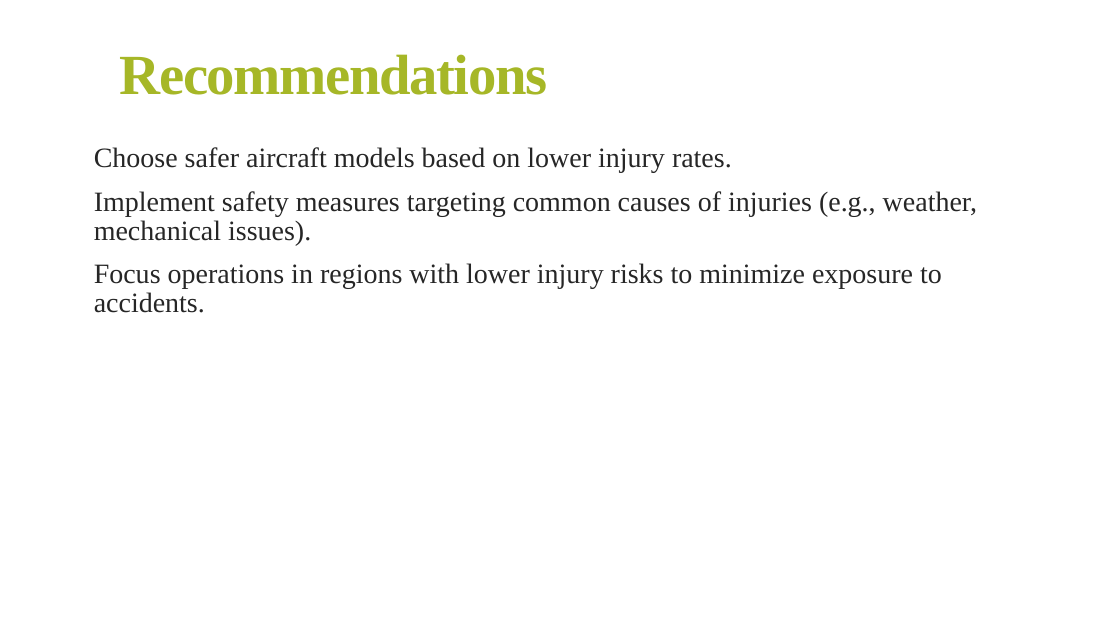
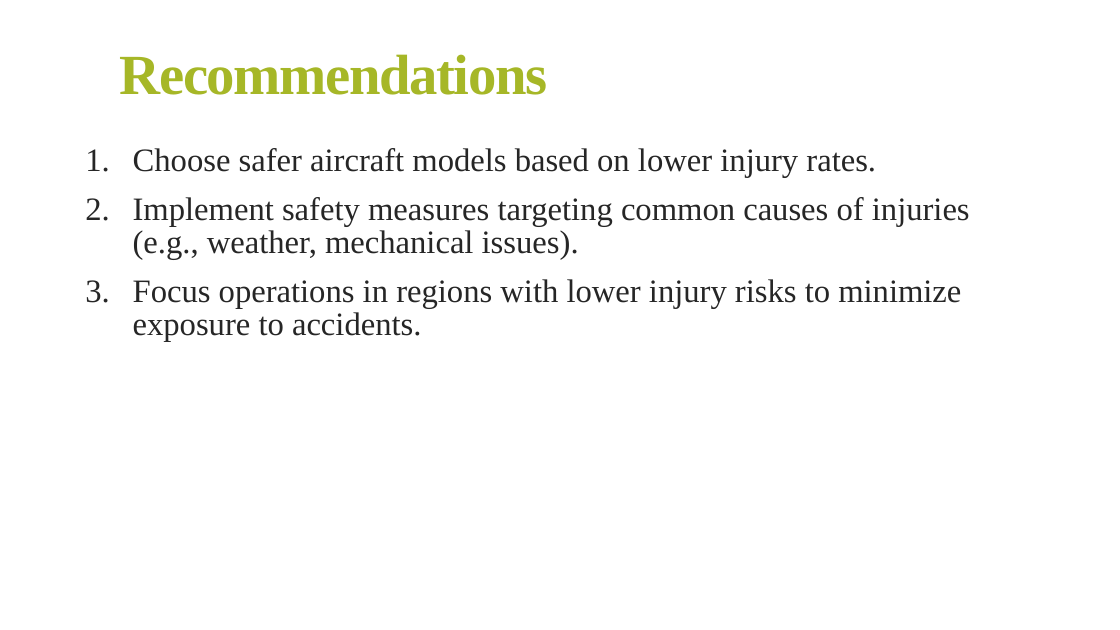
Before and after one commit to FranciscarNdanu/PHASE-1-PROJECT, a slide deck: slide 12 of Presentation.pptx. Drawn at 1120x630 pixels with LibreOffice and Linux fonts; fonts in the diff are those of the drawing. Boxes give left, top, right and bottom in pixels: in the first picture for what was removed or moved away, otherwise in the second. Text is boxed around its words. In the diff, an @@ line names an element or a change of style, - is before the commit and + after.

```diff
--- a/Presentation.pptx
+++ b/Presentation.pptx
@@ text "Choose safer aircraft models based ..." at bbox=[133, 148, 970, 341]: size 24 to 28 pt; bullet   to 1. @@
```
Also in this commit, not shown: 4 other slides changed, 2 slides added, 2 slides removed, 11 other files.
